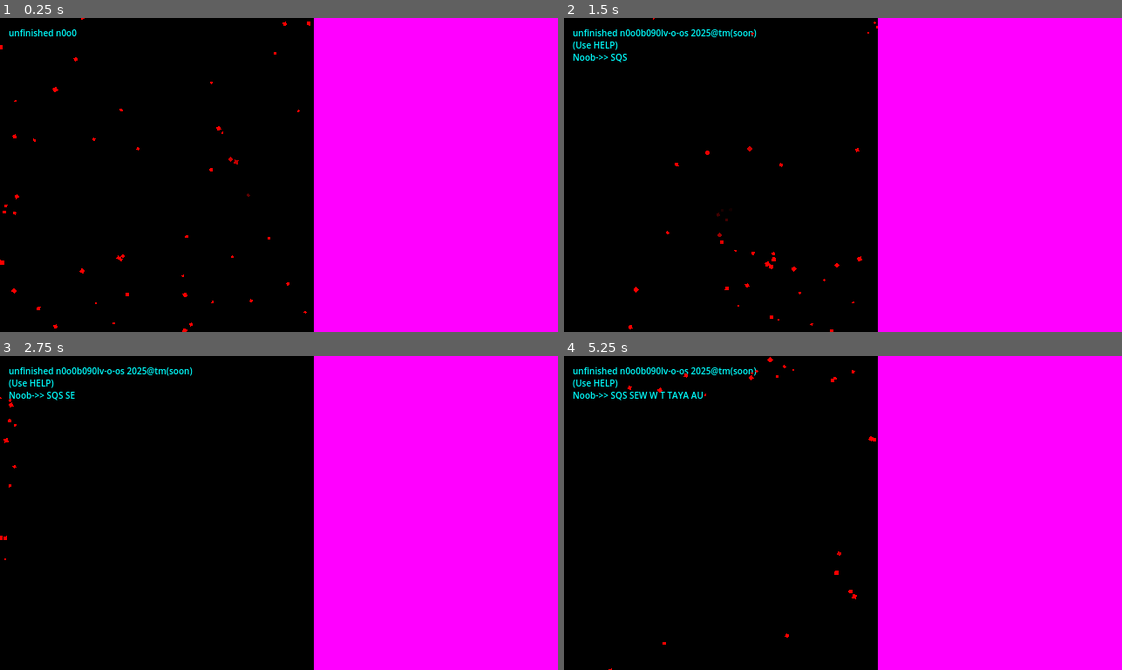
Above: before the commit, frames 1-4 (two rows, left to right).
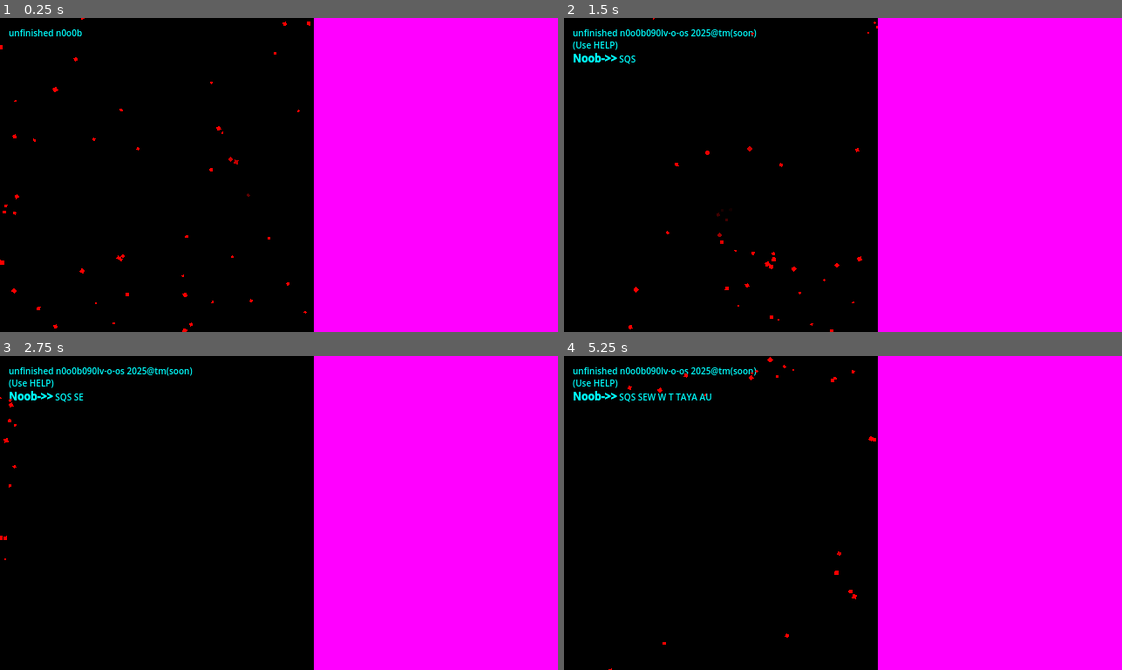
Above: after the commit, the same moments.

Repository: officialErnests/d-2dl-1
Game: Godot game, scene res://scenes/intro.tscn
Same seed, same stepped clock (60 frames per second), same inputs: the game is played once before the commit and once after it.
Inputs (mouse positions are in pixels of both pictures, inside the frame that each line leads up to):
- Up to frame 1 (0.25 s): no input
- Up to frame 2 (1.5 s): tap Enter at 0.5 s; move the mouse to (720, 175) at 0.52 s; hold D 0.53-1.28 s; hold Enter 0.53-1.28 s; tap Space at 0.77 s; move the mouse to (731, 190) at 1.27 s; hold S from 1.28 s (still down); tap Q at 1.35 s
- Up to frame 3 (2.75 s): tap Space at 1.52 s; move the mouse to (334, 443) at 2.02 s; release S at 2.03 s; hold D from 2.03 s (still down); hold E from 2.03 s (still down)
- Up to frame 4 (5.25 s): move the mouse to (815, 575) at 2.77 s; release D at 2.78 s; release E at 2.78 s; hold W 2.78-3.53 s; tap R at 2.85 s; tap Space at 3.02, 3.5, 3.77, 4.52 s; move the mouse to (1010, 560) at 3.52 s; hold T 3.53-4.28 s; hold A 3.53-5.03 s; move the mouse to (675, 465) at 4.27 s; tap Y at 4.35 s; move the mouse to (870, 513) at 5.02 s; hold S from 5.03 s (still down); hold U from 5.03 s (still down)

The runs differ from the first frame. In frame 1, less than 0.1% of the frame differs, in the area x 13-15%, y 3-6%; in frame 2, 0.2%; in frame 3, 0.2%; in frame 4, 0.5%, in the area x 1-27%, y 11-15%.

Commit message:
v0.1.4 fixed tasks or smthing idk rlly

Diff:
--- a/diologue.gd
+++ b/diologue.gd
@@ -9,9 +9,10 @@
 	\t\tHELP\t\t\t\tDISPLAYS ALL THE COMMANDS
 	\t\tENTER\t\t\t\tCLEARS COMMAND
 	\t\tCLEAR\t\t\t\tCLEARS COMMAND FR FR
+	\t\tMUSIC\t\t\t\tTOGGLES MUSIC (Actually don't.. stay in silent bliss ;-;)
 
 	\tx__--// JOB \\\\--__x
-	\t\tEMAIL\t\t\t\tCHECK YOUR EMAIL
+	\t\tNMAIL\t\t\t\tCHECK YOUR EMAIL
 	\t\tTASKS\t\t\t\tCHECK YOUR TASKS
 
 	\tx__--// APP \\\\--__x
@@ -37,23 +38,29 @@
 ]
 
 var emails = [
-	"\tH3ll0, x-[R3DACT3D]-x
+	{
+		"Content": "\t\tH3ll0, x-[R3DACT3D]-x
 
-	50 45 y0u c4n 53 w3 h4v3 m41l3d y0u 4 p1p3b0mb..
-	4nd 1t 15 0n c00ld0wn 50 y0u b3tt3r 5t4rt w0rk1ng XPP
-	1t 15 51mpl3, y0u d0 w0rk 4nd y0u d0n't bl00w up
+		50 45 y0u c4n 53 w3 h4v3 m41l3d y0u 4 p1p3b0mb..
+		4nd 1t 15 0n c00ld0wn 50 y0u b3tt3r 5t4rt w0rk1ng XPP
+		1t 15 51mpl3, y0u d0 w0rk 4nd y0u d0n't bl00w up
 
-	R3mb3r, h4v3 fun w0rk1ng f0-r noob.corp.c00l
+		R3mb3r, h4v3 fun w0rk1ng f0-r noob.corp.c00l
 
-	[-] - F0r n0w 0p3n t45k5 - [-]
+		[-] - F0r n0w 0p3n t45k5 - [-]
 
-	~ l3 h1gg3r 3mploy3 #3941123 (4k4 gr4y on3)\n",
-	"Hi, noob.corp.cool
-	I have this platformer, can you guys check it out
-	like.. i have no idea how to touch arrows..
-	I just code i can't play.. PLS PLS PLS HELP
+		~ l3 h1gg3r 3mploy3 #3941123 (4k4 gr4y on3)\n",
+		"Task": 0
+	},
+	{
+		"Content": "Hi, noob.corp.cool
+		I have this platformer, can you guys check it out
+		like.. i have no idea how to touch arrows..
+		I just code i can't play.. PLS PLS PLS HELP
 
-	+_ Cool programmer _+"
+		+_ Cool programmer _+",
+		"Task": 1
+	}
 ]
 
 var tasks = [
@@ -61,7 +68,13 @@
 		"Name": "C0NGR4T5 0n 0p3n1ng th15 :DD\n",
 		"Requims": [
 			{
-				"Text": "D0 y0u 53ll y0ur UNG0DLY 50ULD t0 th15 noob.corp.c00l",
+				"Text": "D0 y0u 53ll y0ur [i]UNG0DLY 50UL[/i] t0 th15 noob.corp.c00l",
+				"Prompt": "Y - y35 || n0 - N\n",
+				"Expected": "Y",
+				"NoNo": "N"
+			},
+			{
+				"Text": "?? 4R3 Y0U 3X173D !!",
 				"Prompt": "Y - y35 || n0 - N\n",
 				"Expected": "Y",
 				"NoNo": "N"
@@ -79,5 +92,5 @@
 func getDiologue(p_index: int) -> String:
 	return diologue[p_index]
 
-func getEmail(p_index: int) -> String:
+func getEmail(p_index: int) -> Dictionary:
 	return emails[p_index]
--- a/scenes/intro.tscn
+++ b/scenes/intro.tscn
@@ -1,9 +1,10 @@
-[gd_scene load_steps=12 format=3 uid="uid://bpckjdnjuocul"]
+[gd_scene load_steps=13 format=3 uid="uid://bpckjdnjuocul"]
 
 [ext_resource type="Script" uid="uid://bm6abbotuqkb8" path="res://scripts/ready/intro.gd" id="1_yjqpq"]
 [ext_resource type="Script" uid="uid://bgw65uyo3j6mi" path="res://scripts/moduless/console.gd" id="2_4bx60"]
 [ext_resource type="Script" uid="uid://bidak4saascfr" path="res://scripts/main.gd" id="2_i2l1n"]
 [ext_resource type="Script" uid="uid://dobon3t2nwhdp" path="res://scripts/ready/color_rect.gd" id="2_yjqpq"]
+[ext_resource type="AudioStream" uid="uid://jejakfjfjcgq" path="res://notsomusic/TTTR1T.mp3" id="3_wfs7u"]
 
 [sub_resource type="Animation" id="Animation_ioskq"]
 length = 0.001
@@ -368,6 +369,11 @@
 script = ExtResource("2_i2l1n")
 console = NodePath("../Console")
 
+[node name="Tttr1t" type="AudioStreamPlayer" parent="Game/Main/GameManager"]
+stream = ExtResource("3_wfs7u")
+volume_db = -15.0
+parameters/looping = true
+
 [node name="Console" type="RichTextLabel" parent="Game/Main"]
 layout_mode = 0
 offset_left = 10.0
@@ -376,6 +382,7 @@
 offset_bottom = 350.0
 theme_override_colors/default_color = Color(0, 1, 1, 1)
 theme_override_font_sizes/normal_font_size = 10
+theme_override_font_sizes/bold_font_size = 12
 theme_override_styles/normal = SubResource("StyleBoxEmpty_wfs7u")
 theme_override_styles/focus = SubResource("StyleBoxEmpty_i2l1n")
 bbcode_enabled = true
--- a/scripts/main.gd
+++ b/scripts/main.gd
@@ -3,11 +3,15 @@
 @export var console: Control
 
 var write_enabled = false
+# used when the code still needs controll after writing
 var write_locked = false
 var previous_cahrecter = ""
+var task_index = -1
 var task_mode = false
 var task_curent
 var task_requim_index = 0
+var task_failed = false
+var email_index = 0
 
 func start() -> void:
 	diologue(0)
@@ -32,12 +36,13 @@
 
 func newLine() -> void:
 	if task_mode:
-		console.addCharecter("Noob-o-task->> ")
+		console.addCharecter("[b]Noob-o-task->>[/b] ")
 	else:
-		console.addCharecter("Noob->> ")
+		console.addCharecter("[b]Noob->>[/b] ")
 	write_enabled = true
 
 func checkSpecial() -> void:
+	if not write_enabled: return
 	if task_mode:
 		match console.getLast(0):
 			"HELP":
@@ -50,11 +55,38 @@
 				console.clearText()
 				newLine()
 			"EXIT":
-				pass
+				console.addNewLine()
+				write_enabled = false
+				write_locked = false
+				taskExit()
 			"REPEAT":
 				console.addNewLine()
 				taskWrite()
 			_:
+				var lastinput = console.getLast(0)
+				if lastinput == task_curent["Requims"][task_requim_index]["NoNo"]:
+					print("A:" + lastinput + task_curent["Requims"][task_requim_index]["NoNo"]);
+					task_failed = true
+					task_requim_index += 1
+					write_enabled = false
+					console.addNewLine()
+					if task_requim_index >= task_curent["Requims"].size():
+						write_enabled = false
+						write_locked = false
+						taskExit()
+					else:
+						taskWrite()
+				elif lastinput == task_curent["Requims"][task_requim_index]["Expected"]:
+					print("B:" + lastinput + task_curent["Requims"][task_requim_index]["Expected"]);
+					task_requim_index += 1
+					write_enabled = false
+					console.addNewLine()
+					if task_requim_index >= task_curent["Requims"].size():
+						write_enabled = false
+						write_locked = false
+						taskExit()
+					else:
+						taskWrite()
 				return
 	else:
 		match console.getLast(0):
@@ -70,34 +102,55 @@
 			"CLEAR":
 				console.clearText()
 				newLine()
-			"EMAIL":
-				console.addNewLine()
-				email(0)
+			"NMAIL":
+				console.addNewLine()
+				email(email_index)
+				task_index = Diologue.getEmail(email_index)["Task"]
+				task_requim_index = 0
 			"TASK":
 				console.addNewLine()
-				task(0)
+				task(task_index)
+			"MUSIC":
+				if $Tttr1t.playing:
+					$Tttr1t.stop()
+				else:
+					$Tttr1t.play()
+				console.addNewLine()
+				newLine()
 			_:
 				return
 
 func task(p_index) -> void:
-	task_curent = Diologue.getTask(0)
+	if p_index == -1:
+		write_enabled = false
+		console.addText("NO TASK FOUND\nSELF DESTRUCT T-10\nT-9..........\nT-8..........\nT-7..........\nT-6..........\nT-5..........\nT-4..........\nT-3..........\nT-2..........\nT-1..........\n.................................................\nJk ;PP\n")
+		return
+	console.clearText()
+	task_curent = Diologue.getTask(p_index)
 	task_mode = true
 	write_enabled = false
 	write_locked = true
 	console.addNewLine()
-	task_requim_index = 0
-	console.addText("--==|| Task mode ,,--.. EXIT [to] EXIT ||==--\n"+task_curent["Name"])
+	console.addText("[b]--==|| Task mode ,,--.. EXIT [to] EXIT ||==--[/b]\n"+task_curent["Name"])
 
 func taskWrite() -> void:
+	write_enabled = false
 	write_locked = false
-	console.addText(task_curent["Requims"][task_requim_index]["Text"]+"\n"+task_curent["Requims"][task_requim_index]["Prompt"])
-
+	console.addText("[b]"+str(task_requim_index+1) + "}{--= Numero of tasssky =--}{"+ str(task_requim_index+1)+ "[/b]\n"+task_curent["Requims"][task_requim_index]["Text"]+"\n"+task_curent["Requims"][task_requim_index]["Prompt"])
+
+func taskExit() -> void:
+	console.clearText()
+	task_mode = false
+	console.addText("--==|| EXIIITED Task mode EXIIITED ||==--\n")
+	newLine()
 
 func diologue(p_index: int) -> void:
+	write_enabled = false
 	console.addText(Diologue.getDiologue(p_index))
 
 func email(p_index: int) -> void:
-	console.addText(Diologue.getEmail(p_index))
+	write_enabled = false
+	console.addText(Diologue.getEmail(p_index)["Content"])
 
 func detectKeyboard() -> String:
 	# others
--- a/scripts/moduless/console.gd
+++ b/scripts/moduless/console.gd
@@ -15,7 +15,7 @@
 	text += "\n"
 
 func addText(p_text: String) -> void:
-	visible_characters = text.length()-1
+	visible_characters = get_parsed_text().length()
 	text += p_text
 	showText()
 
@@ -42,7 +42,7 @@
 	return result.reverse()
 
 func showText() -> void:
-	if text.length() > visible_characters:
+	if get_parsed_text().length() > visible_characters:
 		visible_characters += 1
 		await get_tree().create_timer(text_delay).timeout
 		showText()
Not shown, added: notsomusic/TTTR1T.mp3.import
Not shown, added: notsomusic/TTTR1T.mp3
